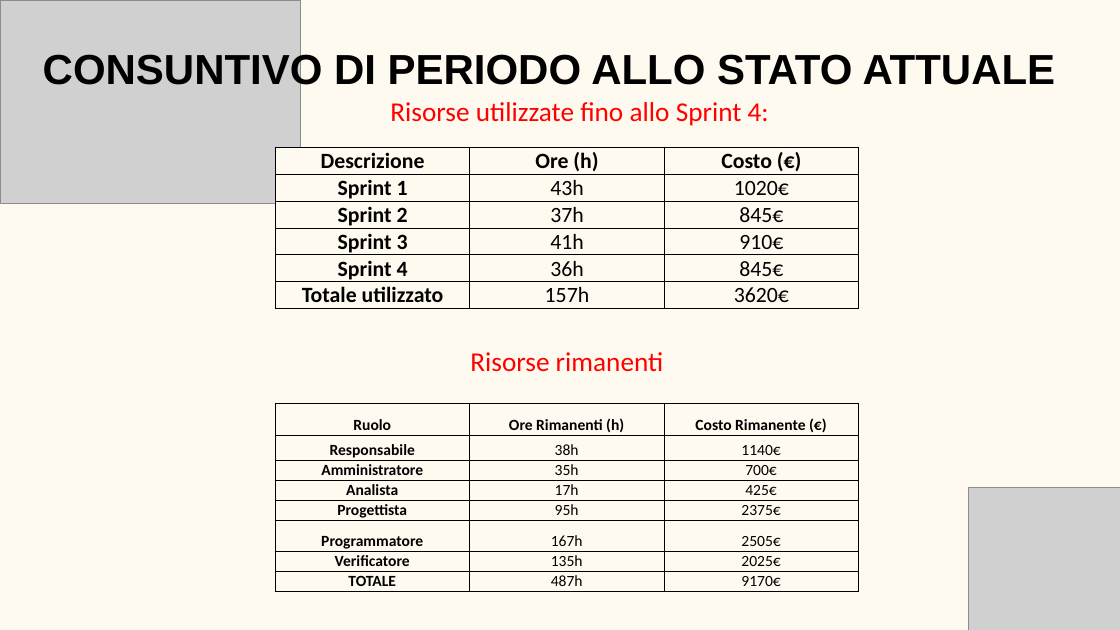
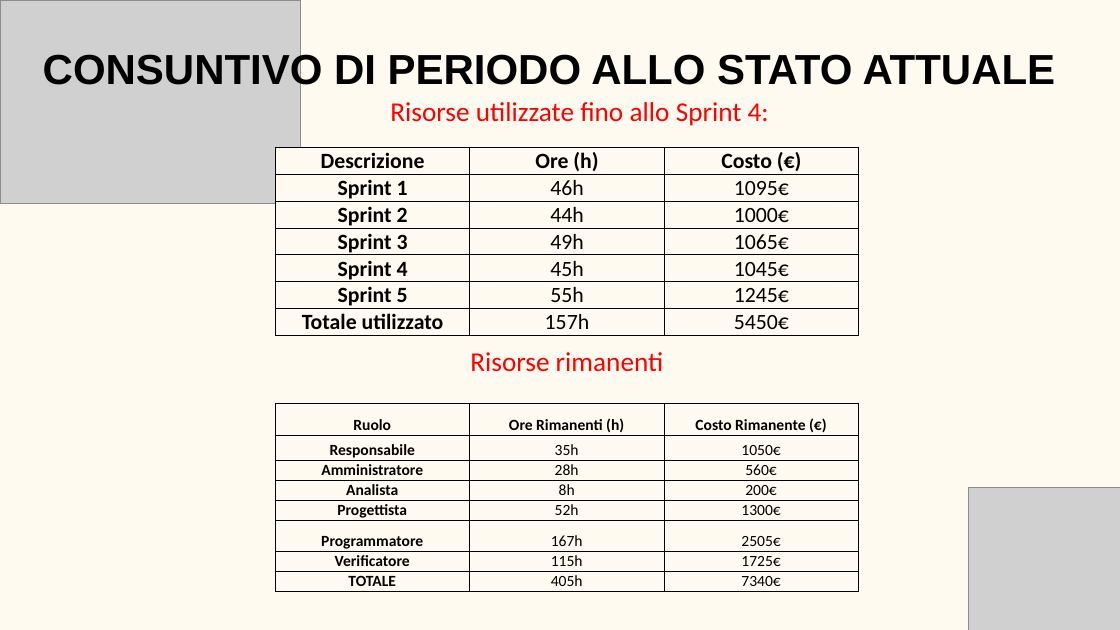
Before and after one commit to BugBustersUnipd/DocumentazioneSWE, a slide deck: slide 9 of RTB/PRESENTAZIONE RTB/Presentazione RTB.pptx. Drawn at 1120x630 pixels with LibreOffice and Linux fonts; fonts in the diff are those of the drawing; grey boxes stand for pictures. Boxes give left, top, right and bottom in pixels: in the first picture for what was removed or moved away, otherwise in the second. Text is boxed around its words. In the diff, an @@ line names an element or a change of style, - is before the commit and + after.

```diff
--- a/RTB/PRESENTAZIONE RTB/Presentazione RTB.pptx
+++ b/RTB/PRESENTAZIONE RTB/Presentazione RTB.pptx
@@ table at [276, 147, 858, 340] @@
-row 2: Sprint 1 | 43h | 1020€
-row 3: Sprint 2 | 37h | 845€
-row 4: Sprint 3 | 41h | 910€
-row 5: Sprint 4 | 36h | 845€
-row 6: Totale utilizzato | 157h | 3620€
+row 2: Sprint 1 | 46h | 1095€
+row 3: Sprint 2 | 44h | 1000€
+row 4: Sprint 3 | 49h | 1065€
+row 5: Sprint 4 | 45h | 1045€
+row 6: Sprint 5 | 55h | 1245€
+row 7: Totale utilizzato | 157h | 5450€
@@ table at [275, 404, 858, 591] @@
-row 2, column 2: 38h
+row 2, column 2: 35h
-row 2, column 3: 1140€
+row 2, column 3: 1050€
-row 3, column 2: 35h
+row 3, column 2: 28h
-row 3, column 3: 700€
+row 3, column 3: 560€
-row 4, column 2: 17h
+row 4, column 2: 8h
-row 4, column 3: 425€
+row 4, column 3: 200€
-row 5, column 2: 95h
+row 5, column 2: 52h
-row 5, column 3: 2375€
+row 5, column 3: 1300€
-row 7, column 2: 135h
+row 7, column 2: 115h
-row 7, column 3: 2025€
+row 7, column 3: 1725€
-row 8, column 2: 487h
+row 8, column 2: 405h
-row 8, column 3: 9170€
+row 8, column 3: 7340€
```
Also in this commit, not shown: 1 other slide changed, 1 other file.
